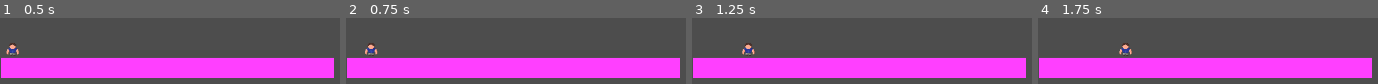
Above: before the commit, frames 1-4 (left to right).
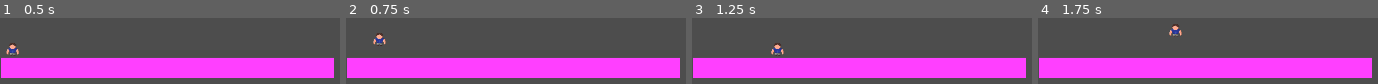
Above: after the commit, the same moments.

Repository: FieryEmber/GMTK2025
Game: Godot game, scene res://Scenes/level.tscn
Same seed, same stepped clock (60 frames per second), same inputs: the game is played once before the commit and once after it.
Inputs (mouse positions are in pixels of both pictures, inside the frame that each line leads up to):
- Up to frame 1 (0.5 s): no input
- Up to frame 2 (0.75 s): move the mouse to (outside the picture) at 0.52 s; hold D (right) from 0.53 s (still down); tap W (jump) at 0.6 s
- Up to frame 3 (1.25 s): keep holding D (right); tap W (jump) at 0.77, 1.07 s
- Up to frame 4 (1.75 s): keep holding D (right); move the mouse to (1276, 56) at 1.27 s; tap W (jump) at 1.35, 1.52 s

Frame 1 is identical in both runs. In frame 2, 0.9% of the frame differs, in the area x 5-12%, y 22-58%; in frame 3, 0.9%; in frame 4, 0.9%.

Commit message:
HK added double jump feature and started work on teleport

Diff:
--- a/project-loop/Scenes/mobius.gd
+++ b/project-loop/Scenes/mobius.gd
@@ -1,10 +1,14 @@
 extends CharacterBody2D
 
-const SPEED = 150
-const JUMP_VELOCITY = -300
+const SPEED = 15
+const JUMP_VELOCITY = -350
 const GRAVITY = 900
+const JUMP_CUT_MULTIPLIER = 0.2
+const MAX_JUMPS = 2
 
 @onready var anim = $AnimatedSprite2D
+
+var jump_count = 0
 
 func _physics_process(delta):
 	velocity.y += GRAVITY * delta
@@ -12,20 +16,35 @@
 	var is_moving = false
 	velocity.x = 0
 
-	if Input.is_action_pressed("ui_left"):
-		velocity.x -= SPEED
+	# Horizontal movement
+	if Input.is_action_pressed("left"):
+		velocity.x -= SPEED * delta * 1000
 		is_moving = true
 		anim.flip_h = true
-	elif Input.is_action_pressed("ui_right"):
-		velocity.x += SPEED
+	elif Input.is_action_pressed("right"):
+		velocity.x += SPEED * delta * 1000
 		is_moving = true
 		anim.flip_h = false
 
+	# Jump
+	if Input.is_action_just_pressed("jump") and jump_count < MAX_JUMPS-1:
+		velocity.y = JUMP_VELOCITY
+		jump_count += 1
+		anim.play("jump")
+
+	# Variable jump height
+	if velocity.y < 0 and Input.is_action_just_released("jump"):
+		velocity.y *= JUMP_CUT_MULTIPLIER
+
+	# Teleport
+	if Input.is_action_just_pressed("teleport"):
+		self.position = get_global_mouse_position()
+		self.velocity.y = 0
+
+	# Reset jump count when on floor
 	if is_on_floor():
-		if Input.is_action_just_pressed("ui_up"):
-			velocity.y = JUMP_VELOCITY
-			anim.play("jump")
-		elif is_moving:
+		jump_count = 0
+		if is_moving:
 			anim.play("walking")
 		else:
 			anim.play("idle")
Not shown: 1 places in project-loop/Scenes/black_hole.tscn that only renumber resources
